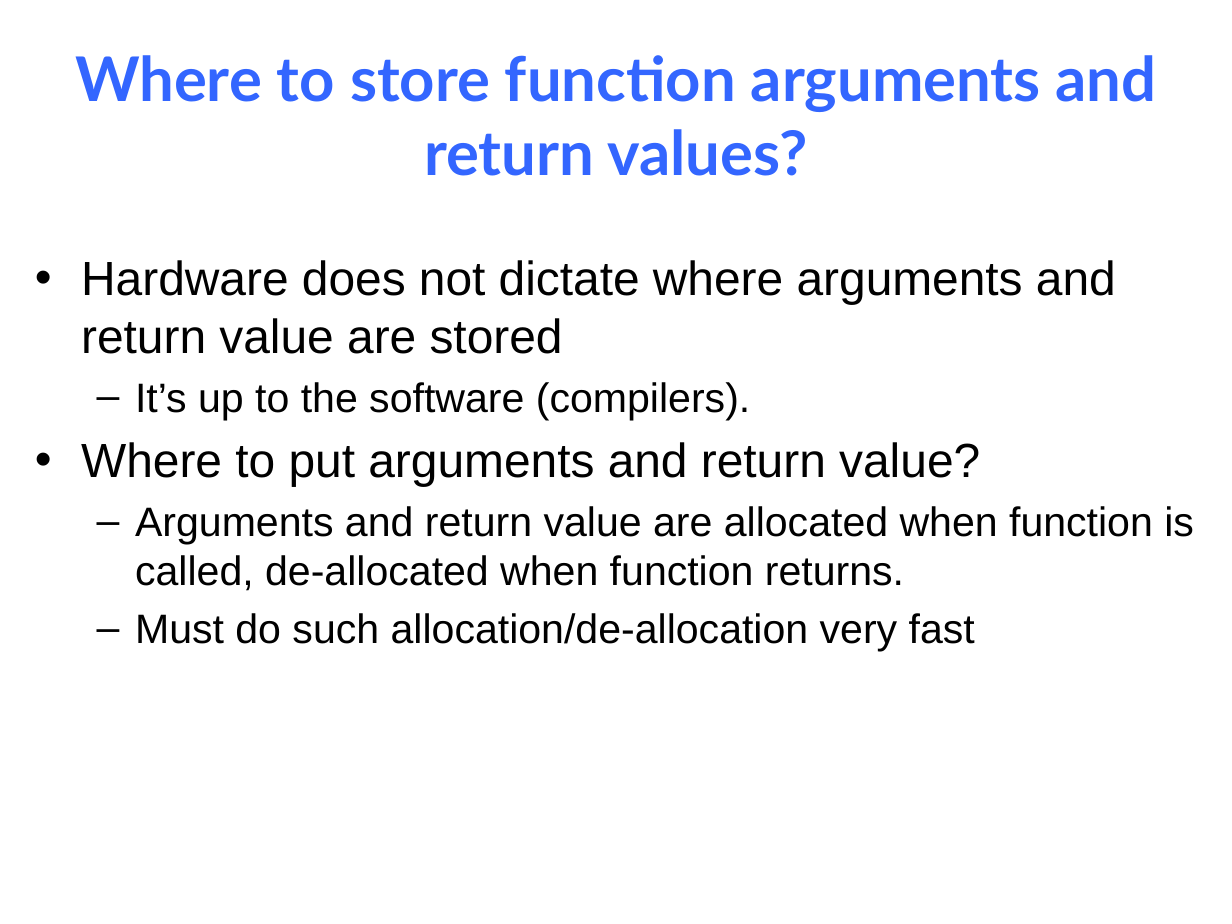
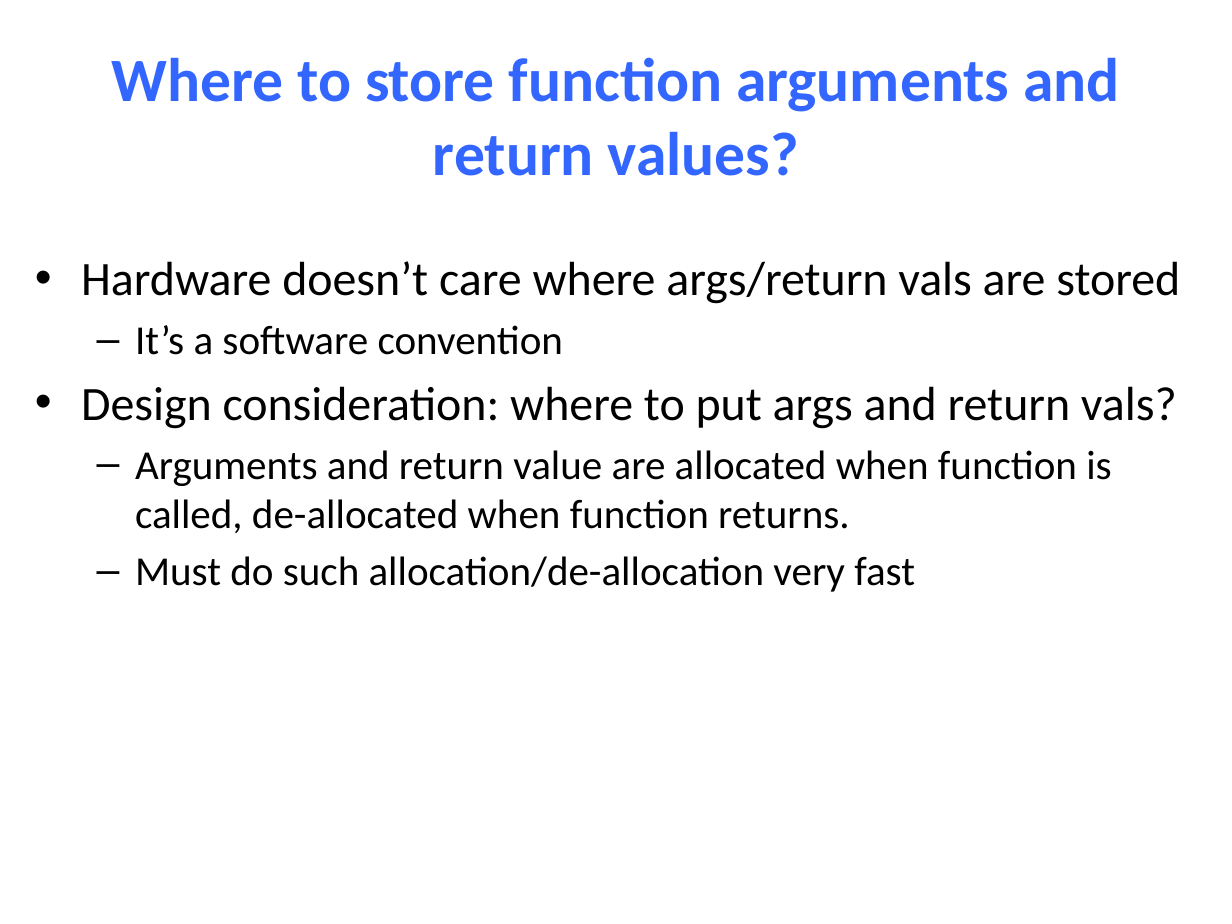
Before and after one commit to NYU-CSO/nyu-cso.github.io, a slide deck: slide 31 of notes/10-Machine_Procedure.pptx (slide 33 before the commit). Drawn at 1232x924 pixels with LibreOffice and Linux fonts; fonts in the diff are those of the drawing. Boxes give left, top, right and bottom in pixels: in the first picture for what was removed or moved away, otherwise in the second. Text is boxed around its words. In the diff, an @@ line names an element or a change of style, - is before the commit and + after.

```diff
--- a/notes/10-Machine_Procedure.pptx
+++ b/notes/10-Machine_Procedure.pptx
@@ title "Where to store function arguments ..." at <box>111,57,1119,176</box>: font Lato to Calibri @@
@@ text at <box>81,261,1180,429</box>: text changed; font Arial to Calibri @@
-• Hardware does not dictate where arguments and return value are stored
-  – It’s up to the software (compilers).
-• Where to put arguments and return value?
+• Hardware doesn’t care where args/return vals are stored
+  – It’s a software convention
+• Design consideration: where to put args and return vals?
@@ text at <box>135,450,1111,592</box>: font Arial to Calibri in "Arguments and return value are allocated when ...", "Must do such allocation/de-allocation very fast" @@
```
Also in this commit, not shown: 36 other slides changed, 4 slides added, 6 slides removed, 4 other files.
